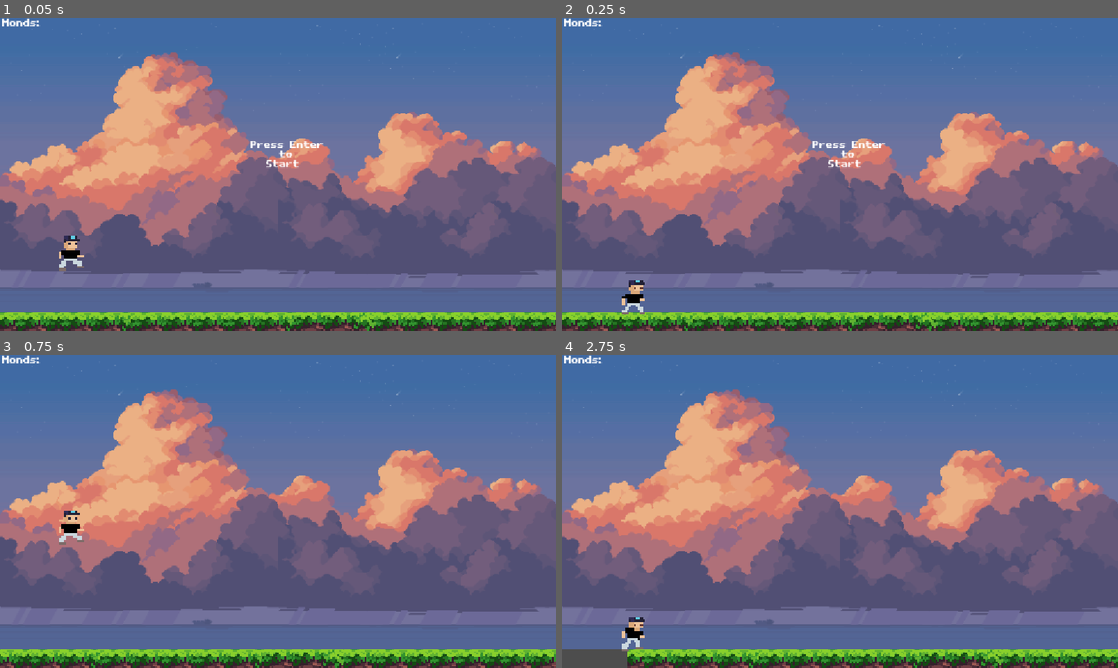
Above: before the commit, frames 1-4 (two rows, left to right).
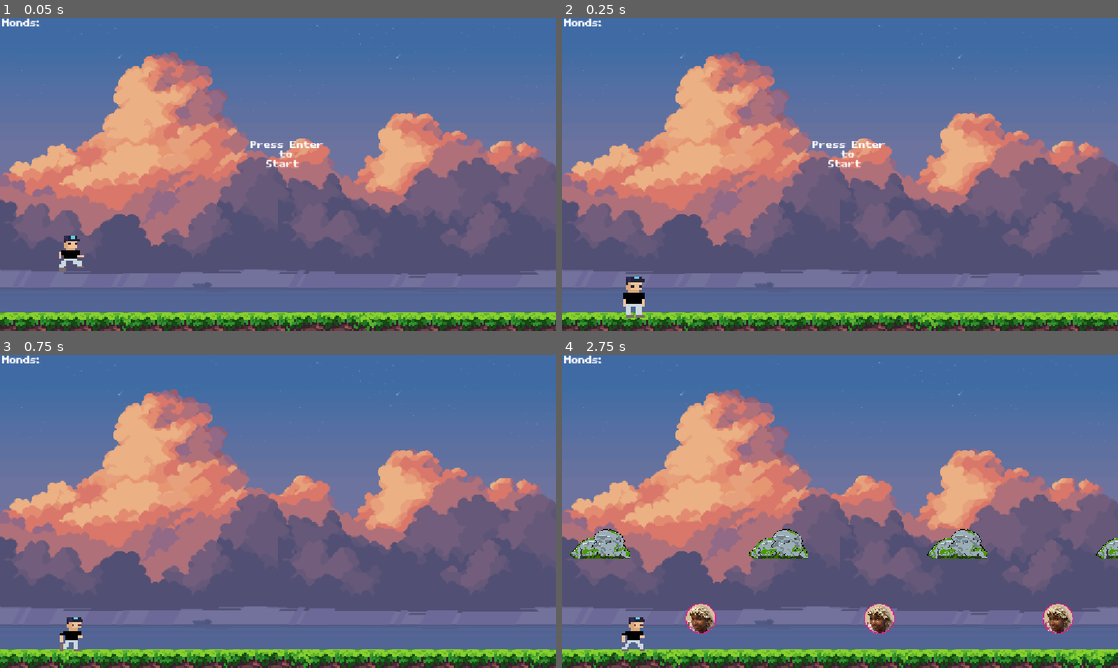
Above: after the commit, the same moments.

Repository: KKhujo/Loverboi
Game: Godot game, scene res://scenes/main.tscn
Same seed, same stepped clock (60 frames per second), same inputs: the game is played once before the commit and once after it.
Inputs (mouse positions are in pixels of both pictures, inside the frame that each line leads up to):
- Up to frame 1 (0.05 s): no input
- Up to frame 2 (0.25 s): no input
- Up to frame 3 (0.75 s): tap Enter (ui_accept) at 0.5 s; move the mouse to (400, 495) at 0.52 s; hold Enter (ui_accept) from 0.53 s (still down)
- Up to frame 4 (2.75 s): click (962, 495) at 0.77 s; click (962, 495) at 0.8 s; click (962, 495) at 1.07 s; move the mouse to (728, 527) at 1.27 s; release Enter (ui_accept) at 1.28 s; click (728, 527) at 1.35 s; click (728, 527) at 1.52 s; tap Enter (ui_accept) at 1.55 s; click (728, 527) at 1.82 s; move the mouse to (895, 442) at 2.02 s; hold Enter (ui_accept) from 2.03 s (still down); click (895, 442) at 2.3 s

Frame 1 is identical in both runs. In frame 2, 0.3% of the frame differs, in the area x 10-15%, y 82-96%; in frame 3, 4.0%; in frame 4, 7.9%, in the area x 0-100%, y 55-100%.

Commit message:
script updates: mond spawn and obs generate

Diff:
--- a/scripts/lover_boy.gd
+++ b/scripts/lover_boy.gd
@@ -7,13 +7,17 @@
 func _physics_process(delta):
 	velocity.y += GRAVITY * delta
 	if is_on_floor():
-		$RunCollision.disabled = false
-		if Input.is_action_just_pressed ("ui_accept"):
-			velocity.y = JUMP_VELOCITY
+		if not get_parent().game_running:
+			$AnimatedSprite2D.play("idle")
 		else:
-			$AnimatedSprite2D.play("run")
+
+			$RunCollision.disabled = false
+			if Input.is_action_just_pressed ("ui_accept"):
+				velocity.y = JUMP_VELOCITY
+			else:
+				$AnimatedSprite2D.play("run")
 	else:
-		$AnimatedSprite2D.play("jump")
-		$RunCollision.disabled = true
+			$AnimatedSprite2D.play("jump")
+			$RunCollision.disabled = true
 
 	move_and_slide()
--- a/scripts/main.gd
+++ b/scripts/main.gd
@@ -1,21 +1,28 @@
 extends Node
 
+var  boulder = preload("res://scenes/boulder.tscn")
+var cow = preload("res://scenes/cow.tscn")
+var monds = preload("res://scenes/monds.tscn")
+
+var obstacles_types := [boulder, cow]
+var obstacles : Array
+var monds_height := [200,-13]
 const LOVERBOI_INIT_POS = Vector2i(150, 485)
 const CAM_INIT_POS = Vector2i(576, 324)
-var  score : int
 var speed : float
-const INIT_VELOCITY : float = 5.0
+const INIT_VELOCITY : float = 10.0
 const MAX_VELOCITY : int = 25
 var screen_size : Vector2i
-
+var ground_height : int
+var last_obs
 var game_running : bool
 # Called when the node enters the scene tree for the first time.
 func _ready():
 	screen_size = get_window().size
+	ground_height = $Ground.get_node("Sprite2D").texture.get_height()
 	new_game()
 
 func new_game():
-	score = 0
 	$LoverBoy.position = LOVERBOI_INIT_POS
 	$LoverBoy.velocity = Vector2i(0,0)
 	$Camera2D.position = CAM_INIT_POS
@@ -28,10 +35,11 @@
 	if game_running:
 		speed = INIT_VELOCITY
 
+		generate_obs()
+
 		$LoverBoy.position.x += speed
 		$Camera2D.position.x += speed
 
-		score += speed
 		show_score()
 
 		if $Camera2D.position.x - $Ground.position.x > screen_size.x * 1.5:
@@ -41,5 +49,29 @@
 			game_running = true
 			$CanvasLayer.get_node("Start").hide()
 
+func generate_obs():
+	if obstacles.is_empty() or last_obs.position.x < $Camera2D.position.x + randi_range(300, 500):
+		var obs_type = obstacles_types[randi() % obstacles_types.size()]
+		var obs = obs_type.instantiate()
+		var obs_height = obs.get_node("Sprite2D").texture.get_height()
+		var obs_scale = obs.get_node("Sprite2D").scale
+		var obs_x: int = $Camera2D.position.x + screen_size.x
+		var obs_y :int = screen_size.y - ground_height -(obs_height * obs_scale.y / 2) + 5
+		last_obs = obs
+
+		add_obs(obs, obs_x, obs_y)
+
+		if (randf() < 0.8):
+			obs = monds.instantiate()
+			obs_x = $Camera2D.position.x + screen_size.x
+			obs_y = monds_height.pick_random()
+			add_obs(obs, obs_x, obs_y)
+
+
+func add_obs(obs, x, y):
+	obs.position = Vector2i(x, y)
+	add_child(obs)
+	obstacles.append(obs)
+
 func show_score():
 	$CanvasLayer
--- a/scripts/monds.gd
+++ b/scripts/monds.gd
@@ -2,4 +2,4 @@
 
 
 func _on_area_entered(area):
-	queue_free()
+		queue_free()
